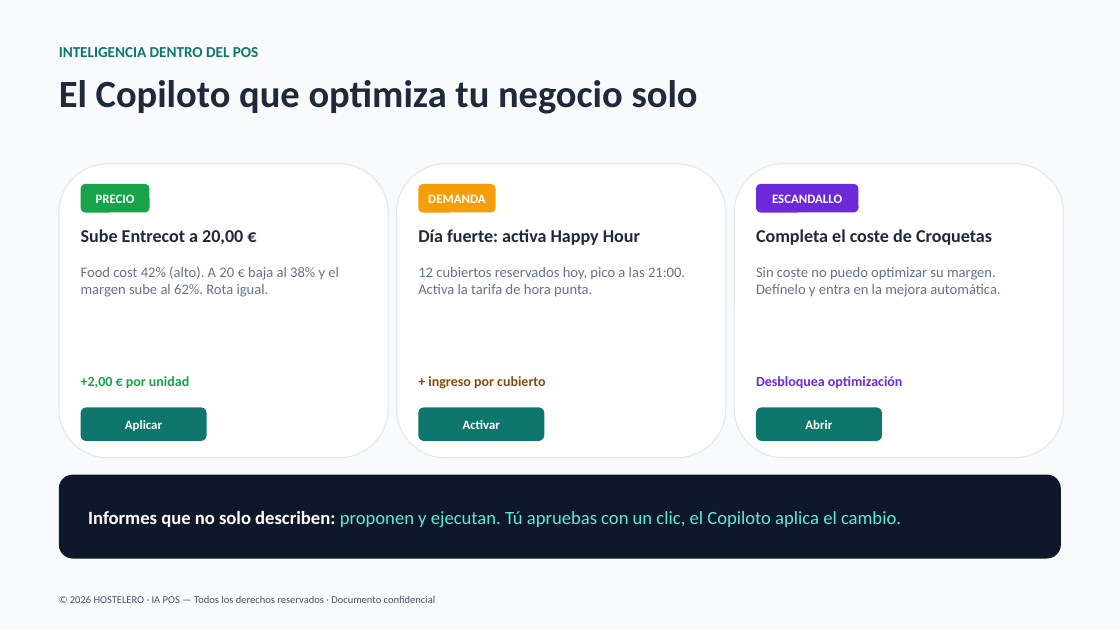
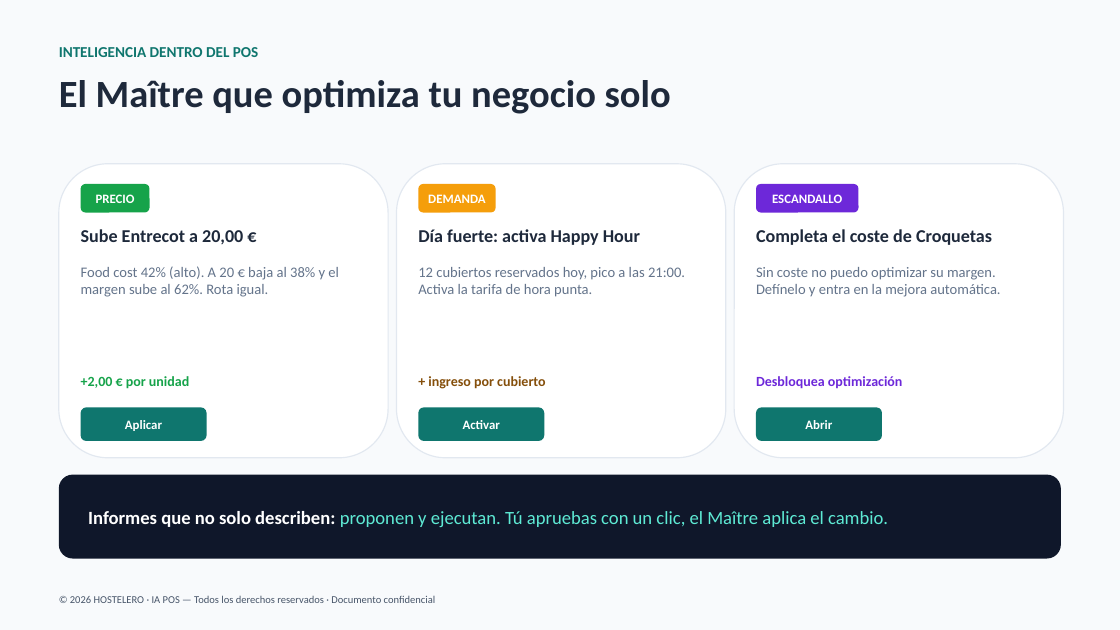
Before and after one commit to joanserramiret/HOSTELERO, a slide deck: slide 5 of HOSTELERO-Presentacion.pptx. Drawn at 1120x630 pixels with LibreOffice and Linux fonts; fonts in the diff are those of the drawing. Boxes give left, top, right and bottom in pixels: in the first picture for what was removed or moved away, otherwise in the second. Text is boxed around its words. In the diff, an @@ line names an element or a change of style, - is before the commit and + after.

```diff
--- a/HOSTELERO-Presentacion.pptx
+++ b/HOSTELERO-Presentacion.pptx
@@ text at (x1=59, y1=80, x2=671, y2=114): text changed @@
-El Copiloto que optimiza tu negocio solo
+El Maître que optimiza tu negocio solo
@@ text at (x1=88, y1=511, x2=888, y2=527): text changed @@
-Informes que no solo describen: proponen y ejecutan. Tú apruebas con un clic, el Copiloto aplica el cambio.
+Informes que no solo describen: proponen y ejecutan. Tú apruebas con un clic, el Maître aplica el cambio.
```
Also in this commit, not shown: 7 other slides changed, 10 other files.
